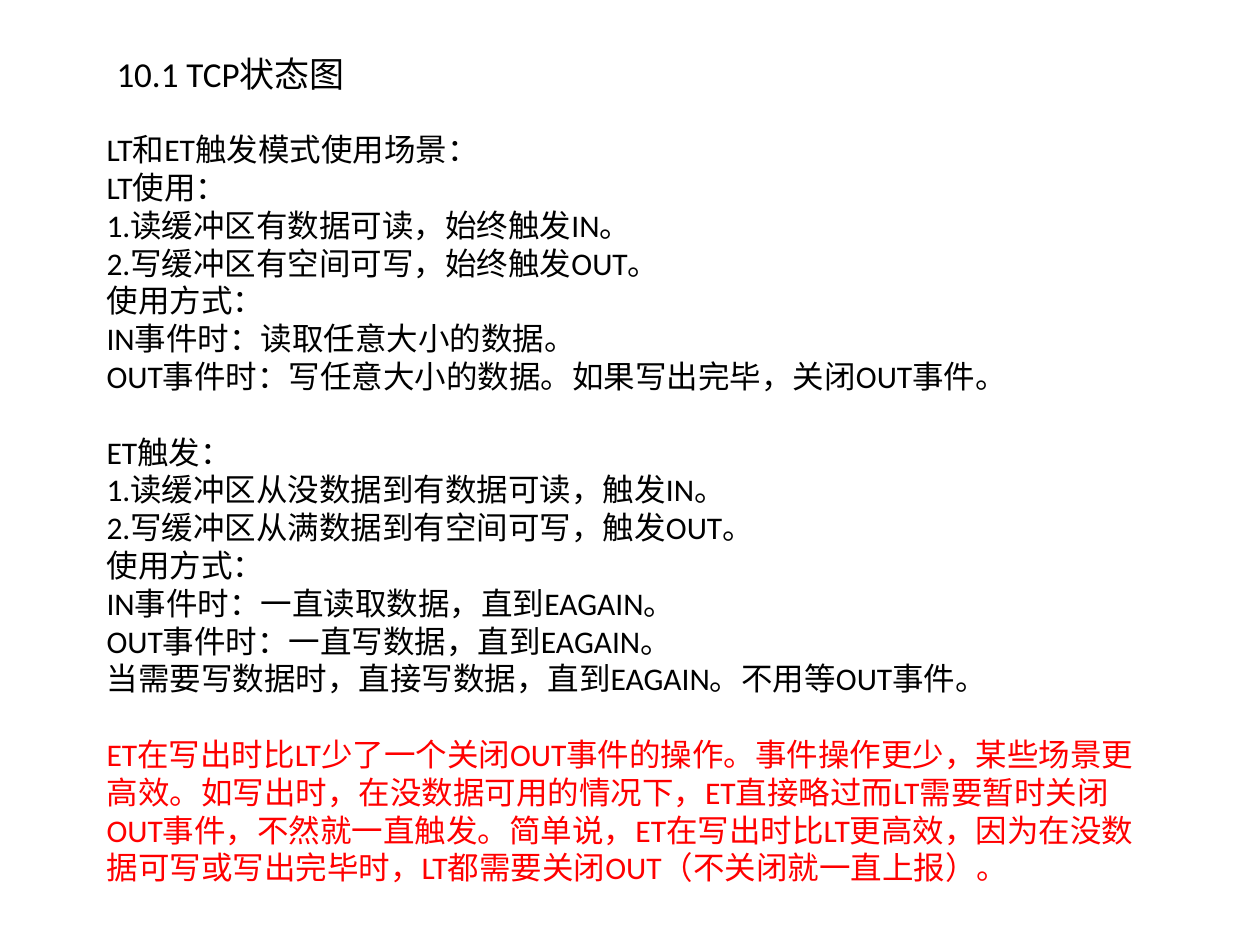
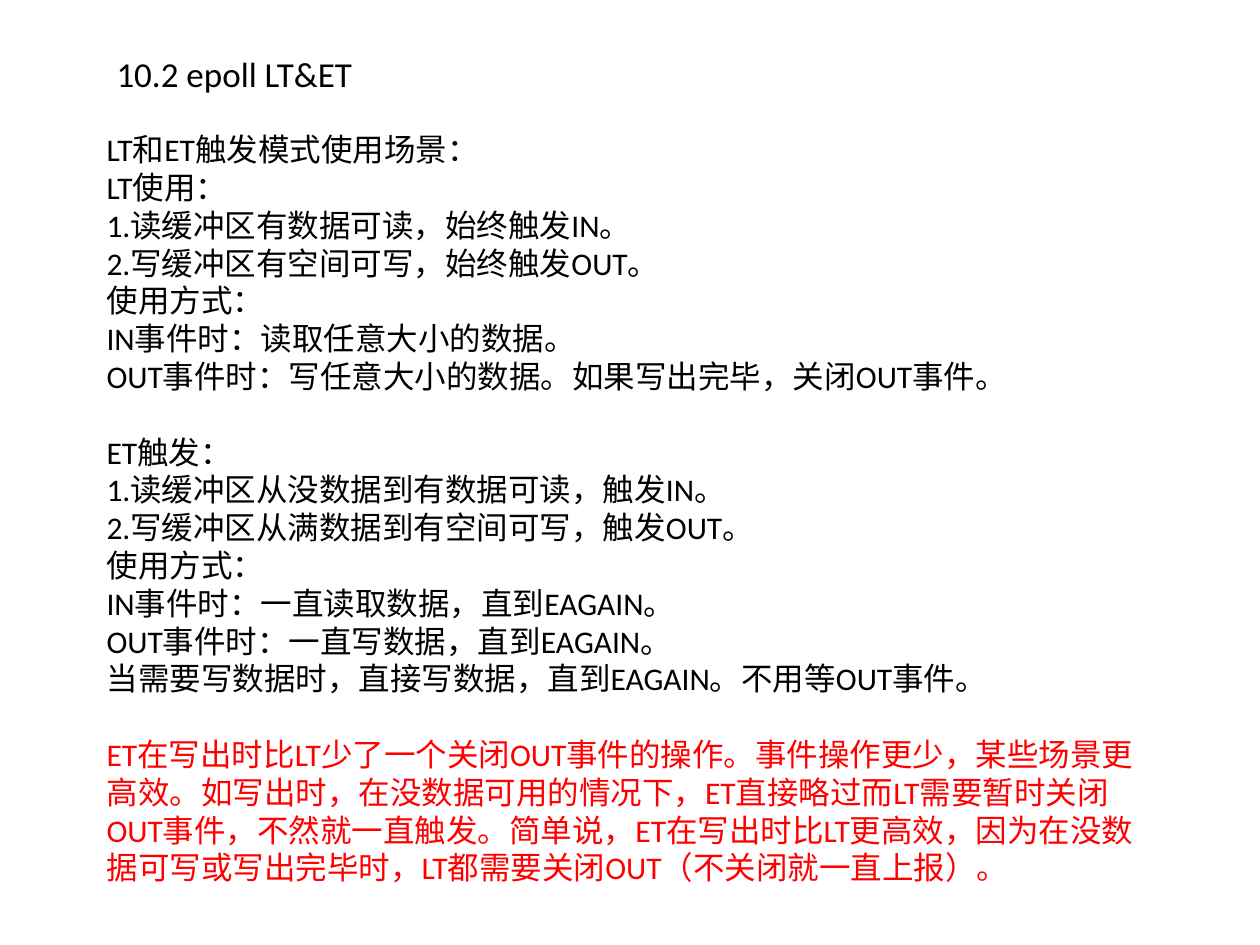
Before and after one commit to willkk/go, a slide deck: slide 15 of algos_summary.pptx. Drawn at 1260x945 pixels with LibreOffice and Linux fonts; fonts in the diff are those of the drawing. Boxes give left, top, right and bottom in pixels: in the first picture for what was removed or moved away, otherwise in the second. Text is boxed around its words. In the diff, an @@ line names an element or a change of style, - is before the commit and + after.

```diff
--- a/algos_summary.pptx
+++ b/algos_summary.pptx
@@ text at [117,62,352,93]: text changed @@
-10.1 TCP状态图
+10.2 epoll LT&ET
```
Also in this commit, not shown: 1 other file.
